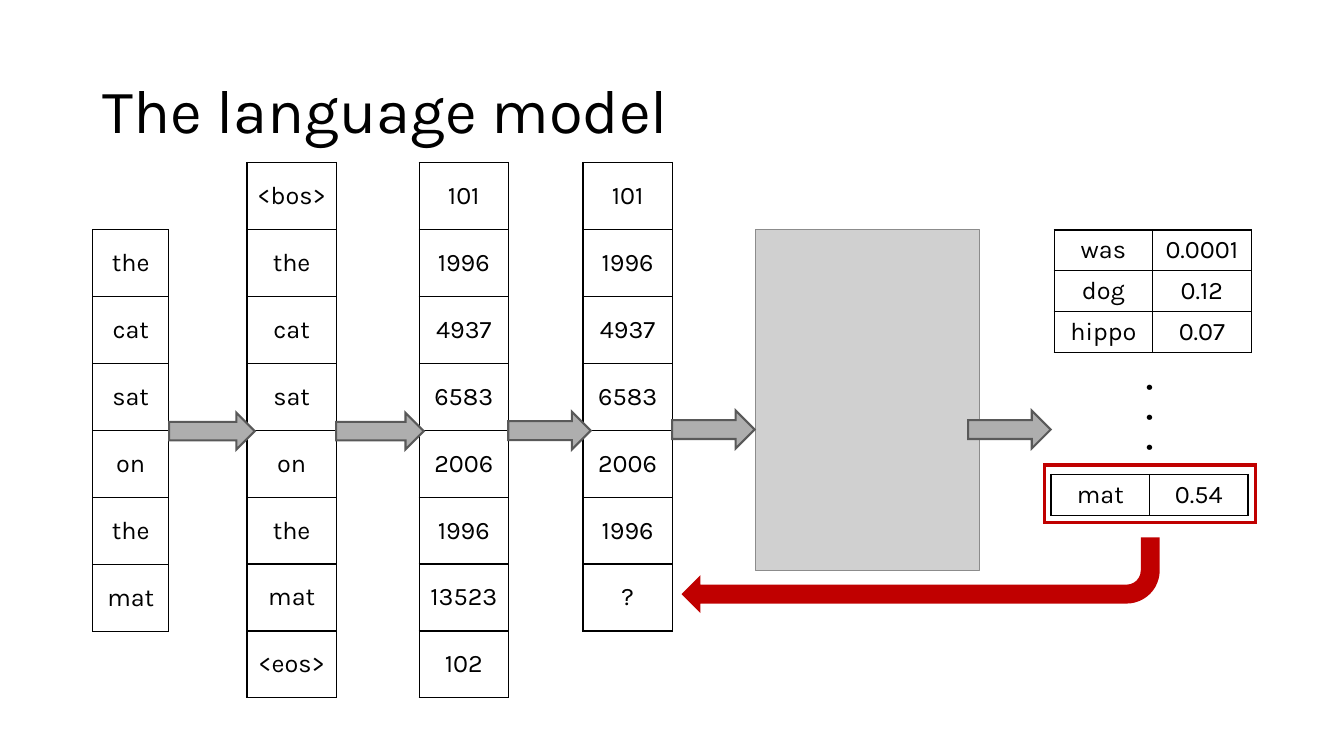
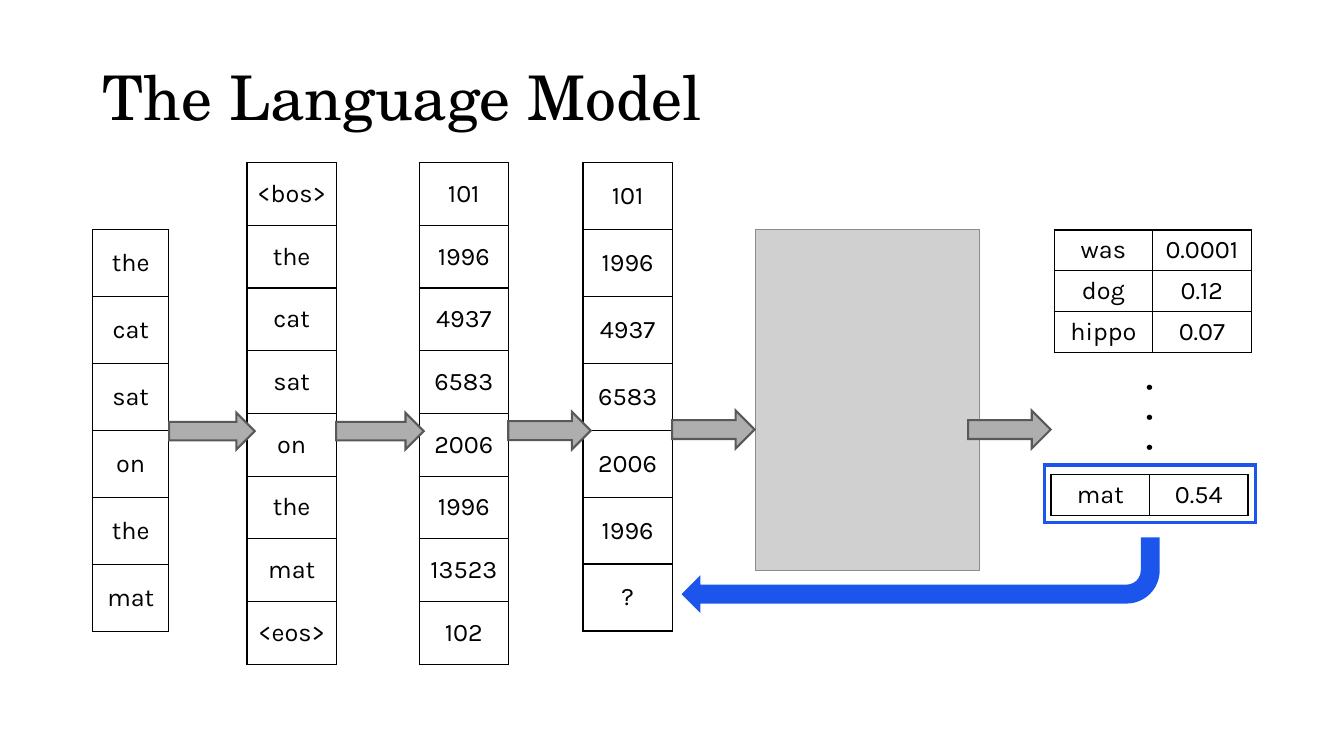
Before and after one commit to acceleratescience/large-language-models, a slide deck: slide 8 of slides/flsg/6-sampling-flsg.pptx. Drawn at 1344x756 pixels with LibreOffice and Linux fonts; fonts in the diff are those of the drawing; grey boxes stand for pictures; background and template pictures are left out. Boxes give left, top, right and bottom in pixels: in the first picture for what was removed or moved away, otherwise in the second. Text is boxed around its words. In the diff, an @@ line names an element or a change of style, - is before the commit and + after.

Commit message:
chore(slides): update formatting for 5 onwards slides

```diff
--- a/slides/flsg/6-sampling-flsg.pptx
+++ b/slides/flsg/6-sampling-flsg.pptx
@@ title at (x1=102, y1=74, x2=702, y2=133): text changed; font Karla to TeX Gyre Schola @@
-The language model
+The Language Model
@@ table resized from (x1=247, y1=162, x2=337, y2=698) to (x1=247, y1=162, x2=337, y2=664) @@
@@ table resized from (x1=419, y1=162, x2=509, y2=698) to (x1=419, y1=162, x2=509, y2=664) @@
@@ rectangle at (x1=1045, y1=465, x2=1255, y2=522): outline #C00000 2.25 pt to #1B55EB 2.25 pt @@
@@ bent arrow at (x1=682, y1=537, x2=1159, y2=613): fill #C00000 to #1B55EB @@
```
Also in this commit, not shown: 25 other slides changed, 1 other file.
